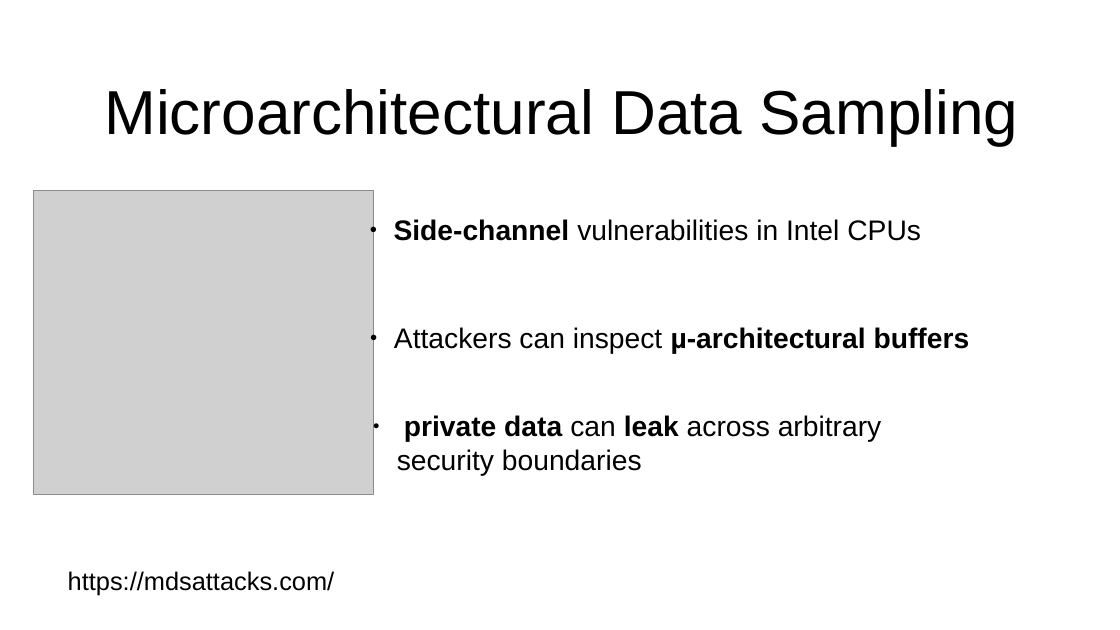
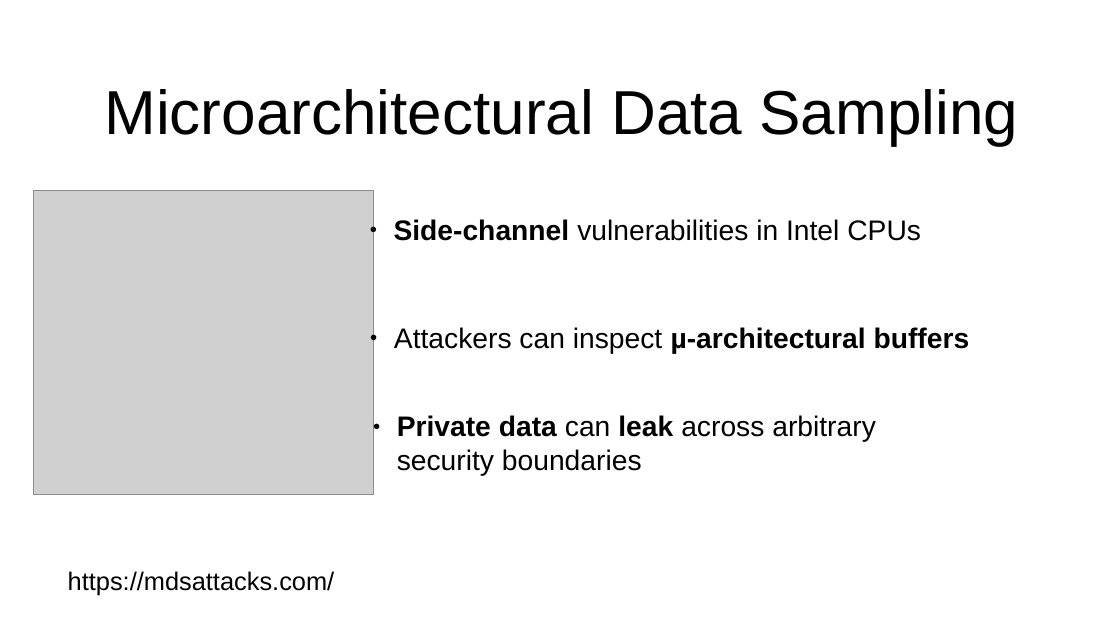
Before and after one commit to Rijndael99/hw_vulnerabilities, a slide deck: slide 2 of presentation1.pptx. Drawn at 1120x630 pixels with LibreOffice and Linux fonts; fonts in the diff are those of the drawing; grey boxes stand for pictures. Boxes give left, top, right and bottom in pixels: in the first picture for what was removed or moved away, otherwise in the second. Text is boxed around its words. In the diff, an @@ line names an element or a change of style, - is before the commit and + after.

```diff
--- a/presentation1.pptx
+++ b/presentation1.pptx
@@ text at <box>397,415,876,476</box>: text changed @@
-● private data can leak across arbitrary security boundaries
+● Private data can leak across arbitrary security boundaries
```
Also in this commit, not shown: 7 other slides changed, 4 slides added.
